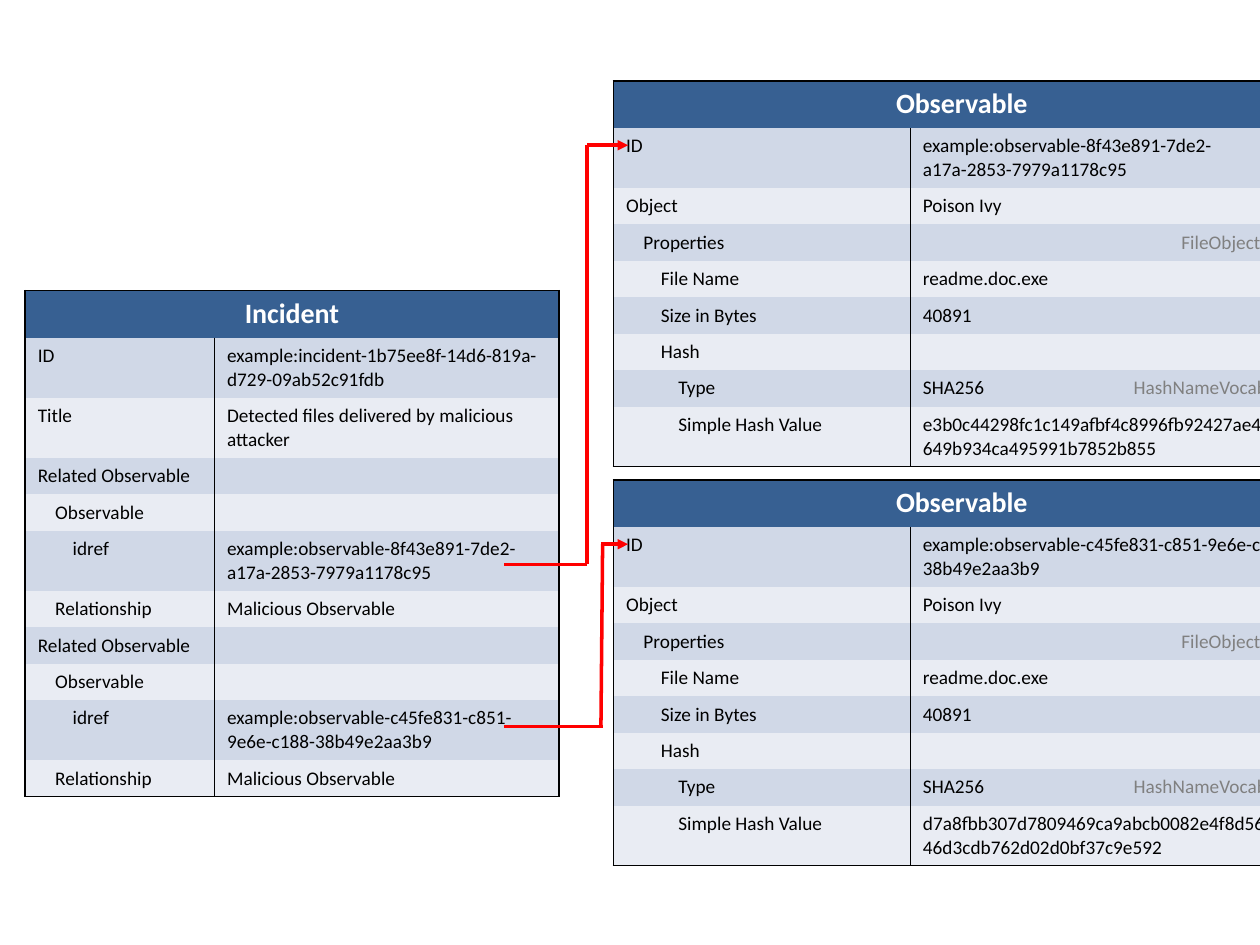
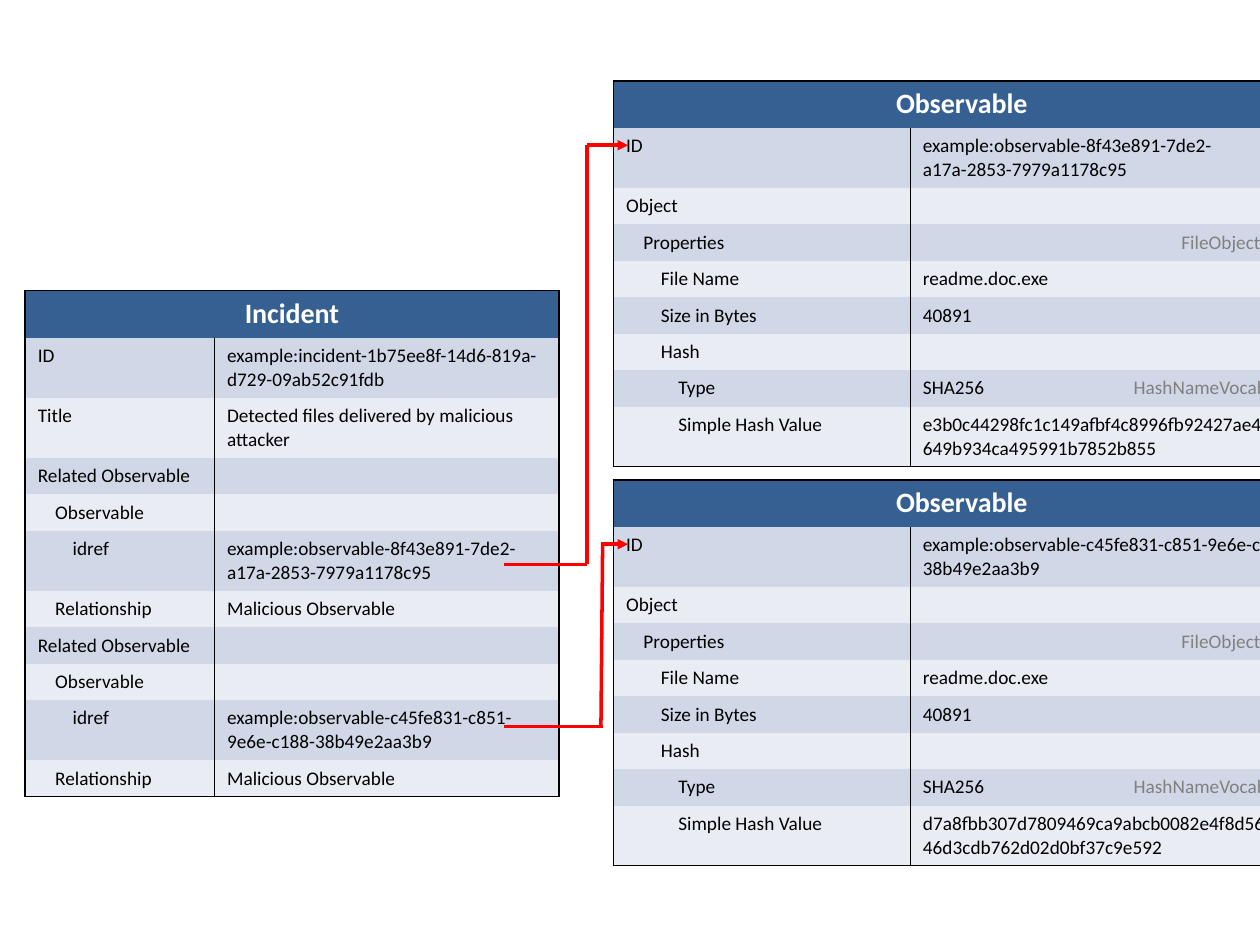
Before and after one commit to STIXProject/stixproject.github.io, a slide deck: slide 1 of idioms/incident/related-observables/diagram.pptx. Drawn at 1260x945 pixels with LibreOffice and Linux fonts; fonts in the diff are those of the drawing. Boxes give left, top, right and bottom in pixels: in the first picture for what was removed or moved away, otherwise in the second. Text is boxed around its words. In the diff, an @@ line names an element or a change of style, - is before the commit and + after.

Commit message:
removed "Poison Ivy" from diagram

```diff
--- a/idioms/incident/related-observables/diagram.pptx
+++ b/idioms/incident/related-observables/diagram.pptx
@@ table at [614,81,1260,459] @@
-row 3, column 2: Poison Ivy
+row 3, column 2: 
@@ table at [614,480,1260,858] @@
-row 3, column 2: Poison Ivy
+row 3, column 2: 
```
Also in this commit, not shown: 1 other file.
